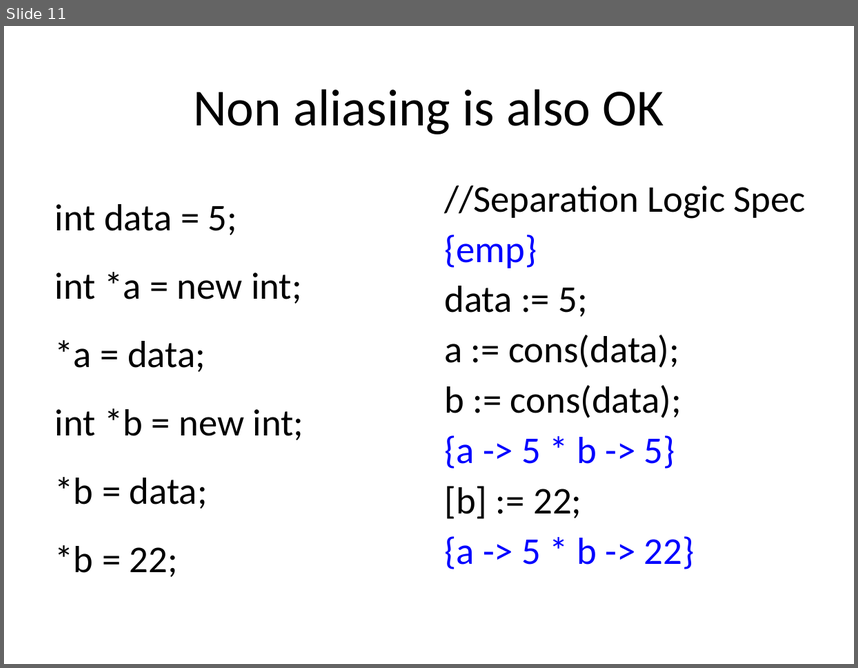
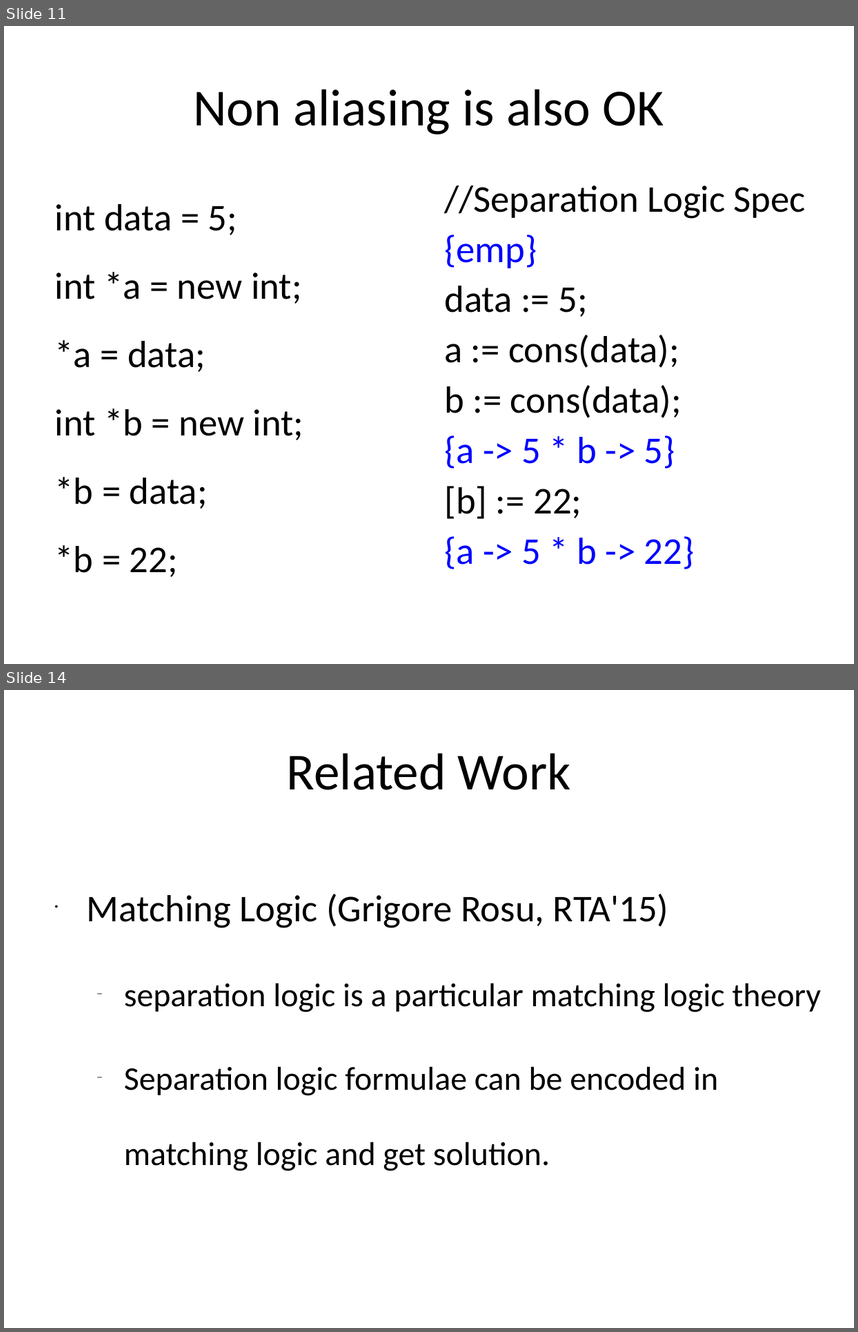
Before and after one commit to xiaohe27/Papers4Courses, a slide deck: FM/presentations/Overview of Separation Logic.ppt. Shown one above the other, each under a label of ours: slide 11 before the commit, slides 11 and 14 after it; the slides between them are not shown. The pictures are 858x668 and 858x1332 pixels, drawn with LibreOffice and Linux fonts; fonts in the diff are those of the drawing. Boxes give left, top, right and bottom in pixels: in the first picture for what was removed or moved away, otherwise in the second. Text is boxed around its words. In the diff, an @@ line names an element or a change of style, - is before the commit and + after.

Commit message:
add

```diff
--- a/FM/presentations/Overview of Separation Logic.ppt
+++ b/FM/presentations/Overview of Separation Logic.ppt
@@ slide 14 added at (4,690,854,1328), background #FFFFFF @@
@@ title added at (287,753,571,790), 44 pt, text #000000 @@
+Related Work
@@ text added at (87,894,821,1171), 28 pt, text #000000 @@
+• Matching Logic (Grigore Rosu, RTA'15)
+  – separation logic is a particular matching logic theory
+  – Separation logic formulae can be encoded in matching logic and get solution.
```
Also in this commit, not shown: 2 other slides added.
